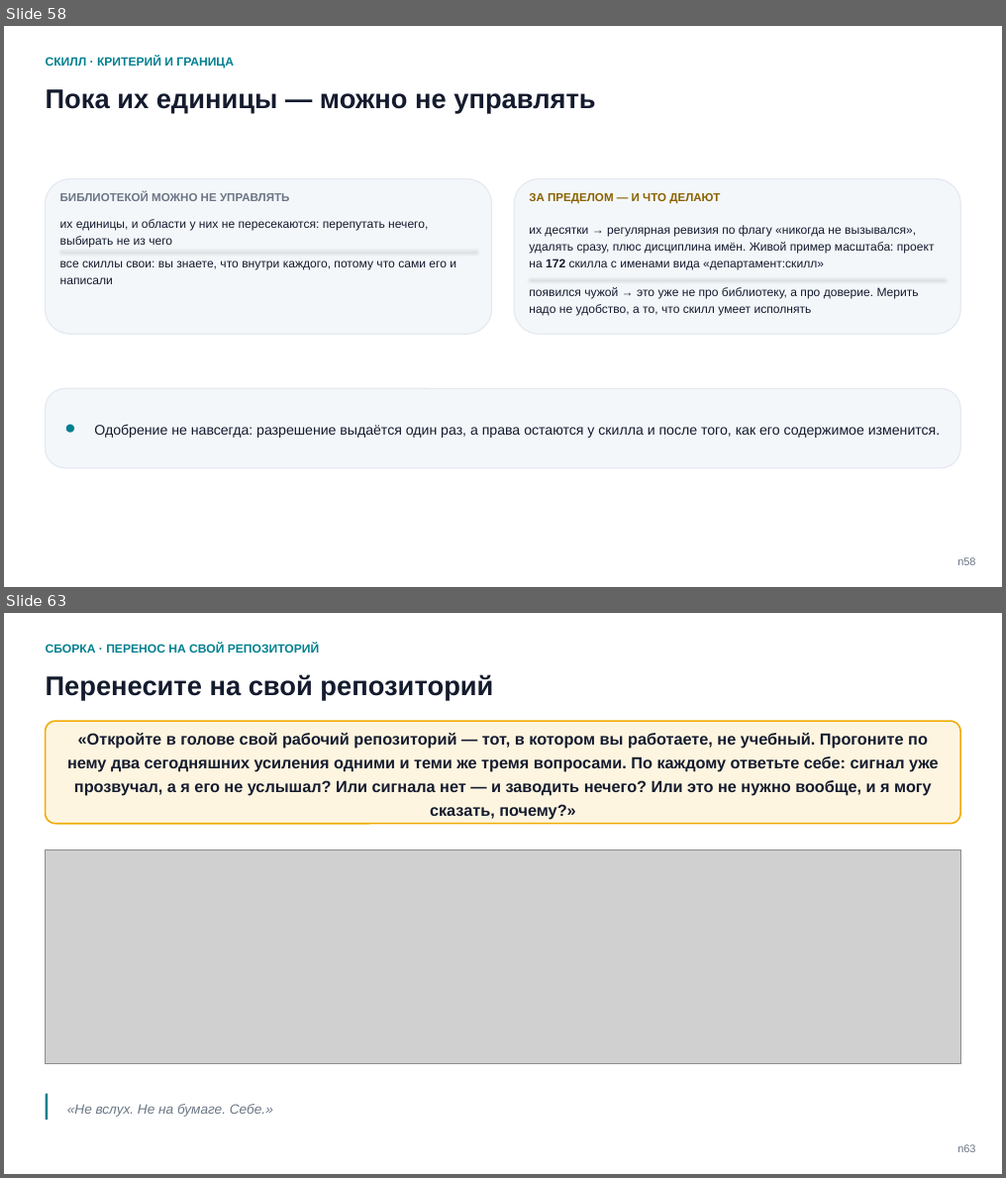
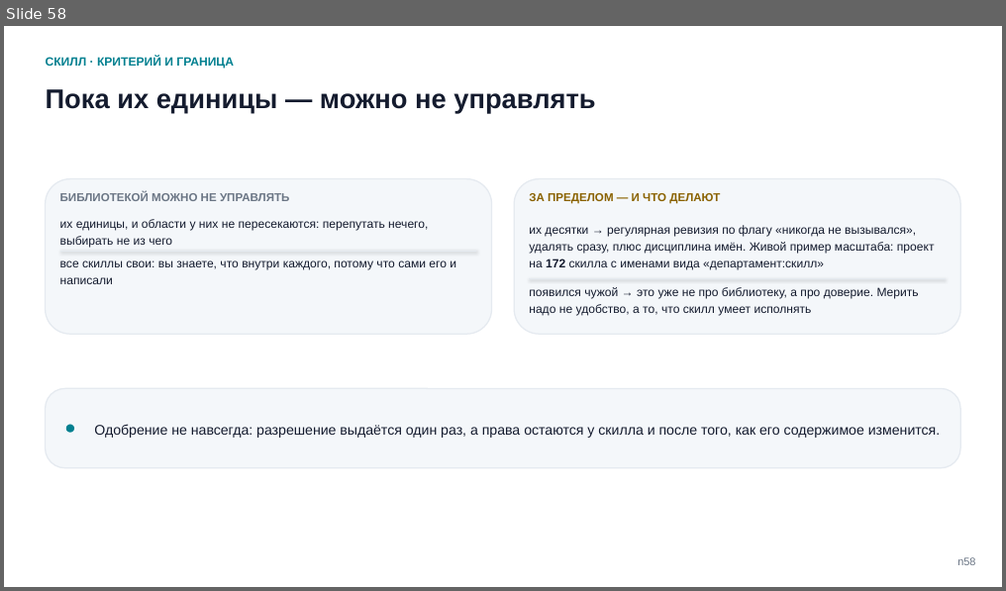
Before and after one commit to tellina-study/AI-usage-lessons, a slide deck: library/seminars/sem-05/rendered/sem-05-n.pptx. Shown one above the other, each under a label of ours: slides 58 and 63 before the commit, slide 58 after it; the slides between them are not shown. The pictures are 1006x1178 and 1006x591 pixels, drawn with LibreOffice and Linux fonts; fonts in the diff are those of the drawing; grey boxes stand for pictures. Boxes give left, top, right and bottom in pixels: in the first picture for what was removed or moved away, otherwise in the second. Text is boxed around its words. In the diff, an @@ line names an element or a change of style, - is before the commit and + after.

Commit message:
Рамка: призыв к действию снят, видимый слой формализован, хеш коммита назван один раз, бриф пополнен тремя правилами #211

```diff
--- a/library/seminars/sem-05/rendered/sem-05-n.pptx
+++ b/library/seminars/sem-05/rendered/sem-05-n.pptx
@@ slide 63 removed at [4,613,1002,1174], background #FFFFFF @@
@@ text removed at [46,643,319,653] @@
-СБОРКА · ПЕРЕНОС НА СВОЙ РЕПОЗИТОРИЙ
@@ text removed at [46,674,493,700] @@
-Перенесите на свой репозиторий
@@ rounded rectangle removed at [46,721,960,823] @@
@@ text removed at [67,733,939,820] @@
-«Откройте в голове свой рабочий репозиторий — тот, в котором вы работаете, не учебный. Прогоните по нему два сегодняшних усиления одними и теми же тремя вопросами. По каждому ответьте себе: сигнал уже прозвучал, а я его не услышал? Или сигнала нет — и заводить нечего? Или это не нужно вообще, и я могу сказать, почему?»
@@ picture removed at [46,851,960,1063] @@
@@ rectangle removed at [46,1094,49,1121] @@
@@ text removed at [67,1104,273,1117] @@
-«Не вслух. Не на бумаге. Себе.»
@@ text removed at [957,1145,975,1153] @@
-n63
```
Also in this commit, not shown: 8 slides changed, 14 other files.
